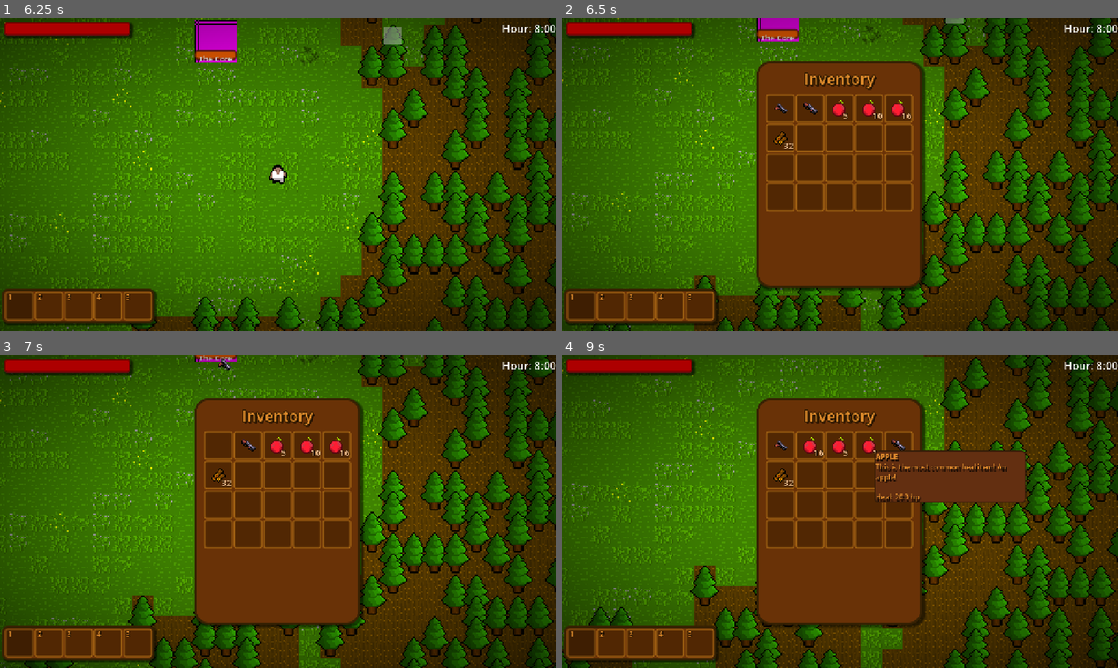
Above: before the commit, frames 1-4 (two rows, left to right).
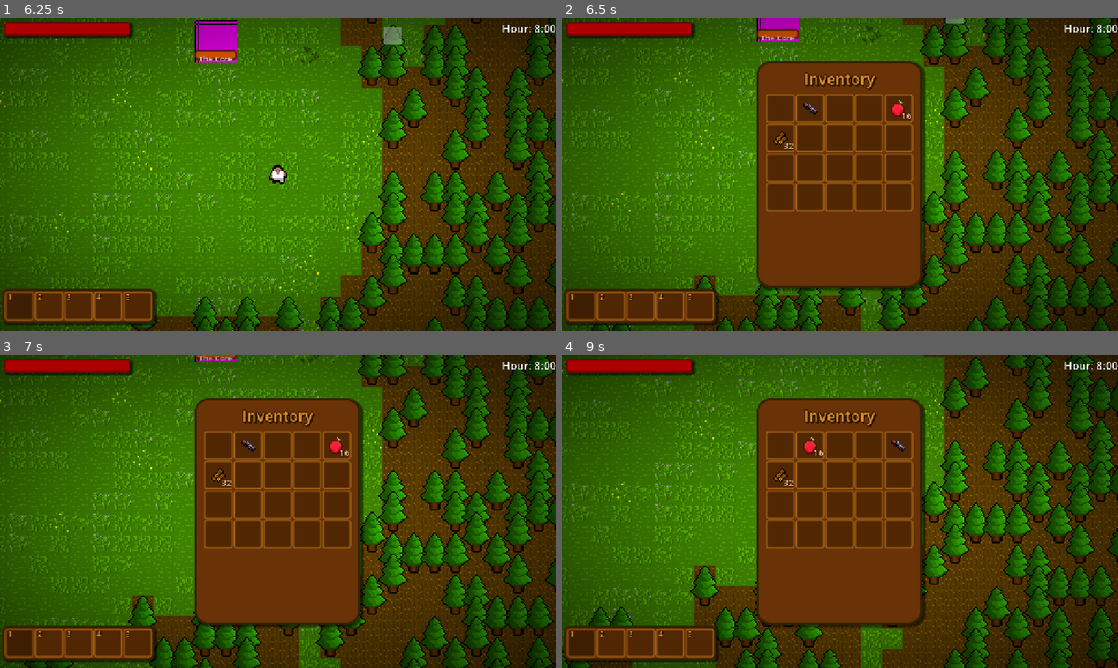
Above: after the commit, the same moments.

Repository: Lucasc0-Git/The-Gunsmith-Survivor
Game: Godot game, scene res://Scenes/StartScene.tscn
Same seed, same stepped clock (60 frames per second), same inputs: the game is played once before the commit and once after it.
Inputs (mouse positions are in pixels of both pictures, inside the frame that each line leads up to):
- Up to frame 1 (6.25 s): click "Play New Game" at 0.5 s; tap Enter at 1.25, 2.75, 5 s; drag from (16, 305) to (455, 58) at 1.27 s; tap Space at 2, 4.25, 5.75 s; drag from (50, 305) to (455, 58) at 2.02 s; move the mouse to (77, 305) at 2.77 s; hold D (move_right) 2.78-3.5 s; hold Mouse wheel up (prev_weapon) 2.78-3.5 s; click (77, 305) at 2.92 s; drag from (105, 305) to (233, 64) at 3.52 s; drag from (139, 305) to (216, 64) at 4.27 s; drag from (111, 127) to (216, 64) at 5.02 s; move the mouse to (305, 174) at 5.77 s; hold S (move_down) from 5.78 s (still down); hold Mouse wheel down (next_weapon) from 5.78 s (still down); click (305, 174) at 5.92 s
- Up to frame 2 (6.5 s): keep holding S (move_down); keep holding Mouse wheel down (next_weapon); tap E (toggle_inventory) at 6.4 s
- Up to frame 3 (7 s): release S (move_down) at 6.5 s; release Mouse wheel down (next_weapon) at 6.5 s; drag from (216, 445) to (216, 355) at 6.52 s
- Up to frame 4 (9 s): drag from (812, 445) to (895, 442) at 7.27 s; drag from (840, 445) to (812, 574) at 8.02 s; move the mouse to (867, 445) at 8.77 s; hold S (move_down) from 8.78 s (still down); tap Ctrl (Dodge) at 8.85 s; click (867, 445) at 8.92 s

Frame 1 is identical in both runs. In frame 2, 0.2% of the frame differs, in the area x 38-58%, y 26-33%; in frame 3, 0.2%; in frame 4, 3.0%, in the area x 38-84%, y 26-48%.

Commit message:
update crafting_recipes functionality

Diff:
--- a/Godot-Project-Files/Scripts/basic_crafting.gd
+++ b/Godot-Project-Files/Scripts/basic_crafting.gd
@@ -8,7 +8,7 @@
 
 @onready var glock_button: Button = $BasicCraftingPanels/VBoxContainer/Control/WeaponsCraftingContainer/MarginContainer/ScrollContainer/HBoxContainer/Glock
 
-
+var crafting_buttons: Dictionary[Button, ItemData] = {} # Button -> ItemData
 
 var glock_item: ItemData = ItemRegistry.items["glock"]
 var wood_item: ItemData = ItemRegistry.items["wood"]
@@ -27,6 +27,10 @@
 
 	the_core.player_entered_crafting_area.connect(show_crafting)
 	the_core.player_exited_crafting_area.connect(hide_crafting)
+
+	crafting_buttons[glock_button] = glock_item
+
+
 	if inventory == null:
 		push_error("Inventory is null")
 
@@ -55,20 +59,16 @@
 
 func _process(_delta: float) -> void:
 	if visible:
-
-
-		if inventory.do_have_item(wood_item, 30):
-			glock_button.disabled = false
-		else:
-			glock_button.disabled = true
+		for button: Button in crafting_buttons.keys():
+			var item: ItemData = crafting_buttons[button]
+			button.disabled = !inventory.can_craft(item.crafting_recipe)
 
 ##The Weapons crafting recipes.
 
 func _on_glock_pressed() -> void:
 	if inventory == null: return
-
 	if inventory.can_craft(glock_item.crafting_recipe):
-		inventory.give_item(glock_item, 1)
+		inventory.give_item(glock_item)
 		inventory.rm_items_by_recipe(glock_item.crafting_recipe)
 
 
--- a/Godot-Project-Files/Scripts/inventory.gd
+++ b/Godot-Project-Files/Scripts/inventory.gd
@@ -41,10 +41,7 @@
 		slot.connect("mouse_entered_slot", Callable(self, "_show_tooltip"))
 		slot.connect("mouse_exited_slot", Callable(self, "_hide_tooltip"))
 	# Give some slots some items for debugging, needs to be removed after debugging
-	fill_slot(0, glock_item, 1)
 	fill_slot(1, shotgun_item, 1)
-	fill_slot(2, apple_item, 5)
-	fill_slot(3, apple_item, 10)
 	fill_slot(4, apple_item, 16)
 	fill_slot(5, wood_item, 32)
 
